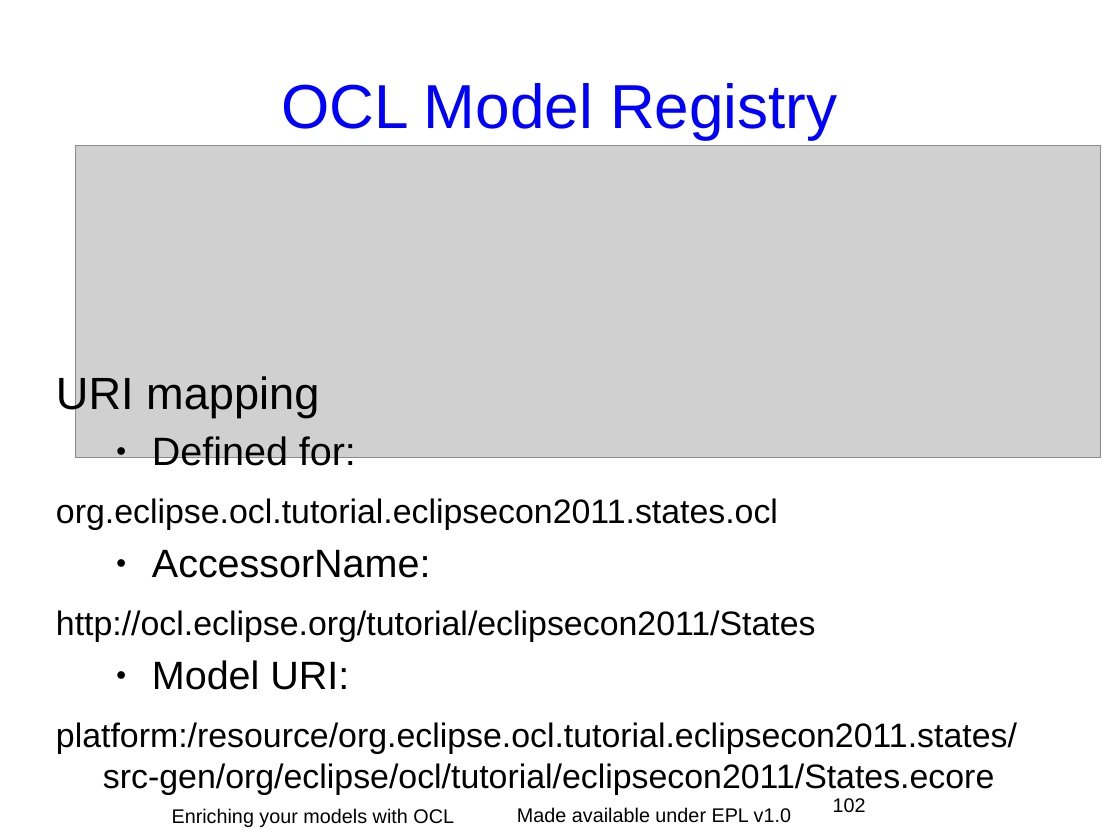
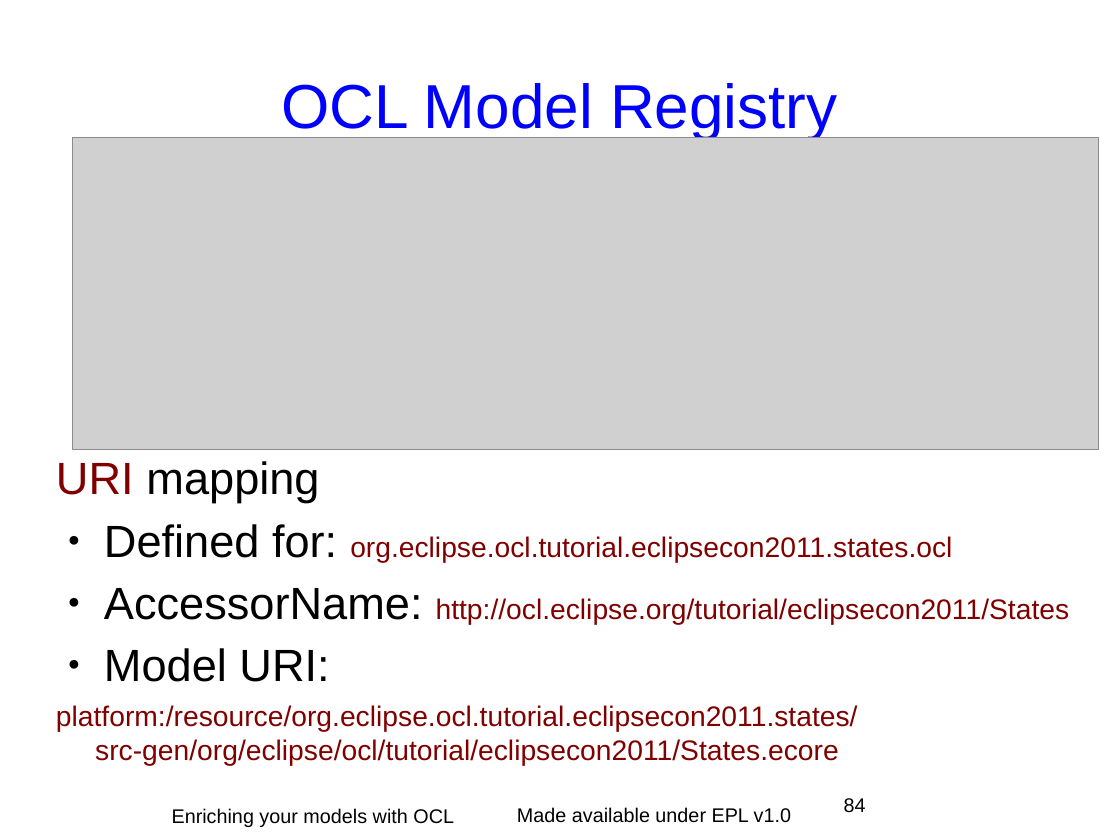
Before and after one commit to eclipse-ocl/ocl-website, a slide deck: slide 84 of ocl/docs/publications/EclipseCon2011Tutorial/EnrichingWithOCL.odp (slide 102 before the commit). Drawn at 1120x840 pixels with LibreOffice and Linux fonts; fonts in the diff are those of the drawing; grey boxes stand for pictures; background and template pictures are left out. Boxes give left, top, right and bottom in pixels: in the first picture for what was removed or moved away, otherwise in the second. Text is boxed around its words. In the diff, an @@ line names an element or a change of style, - is before the commit and + after.

```diff
--- a/ocl/docs/publications/EclipseCon2011Tutorial/EnrichingWithOCL.odp
+++ b/ocl/docs/publications/EclipseCon2011Tutorial/EnrichingWithOCL.odp
@@ picture: place and size @@
-picture at (75, 145, 1102, 457)
+picture at (73, 138, 1100, 450)
@@ text at (56, 461, 858, 766): text colour #000000 to #800000 in "URI", "platform:/resource/org.eclipse.ocl.tutorial.eclipsecon2011.s ..."; size 28 to 32 pt in "Model URI:"; size 24 to 20 pt in "platform:/resource/org.eclipse.ocl.tutorial.eclipsecon2011.s ..."; list level 2 to 1 in "Model URI:" @@
@@ text "URI mapping": place and size @@
-text "URI mapping" at (56, 373, 1017, 795)
+text "URI mapping" at (56, 461, 1070, 766)
@@ text at (104, 524, 1070, 625): text changed; size 24 to 20 pt; text colour #000000 to #800000 @@
-  ● Defined for:
-org.eclipse.ocl.tutorial.eclipsecon2011.states.ocl
-  ● AccessorName:
-http://ocl.eclipse.org/tutorial/eclipsecon2011/States
+● Defined for: org.eclipse.ocl.tutorial.eclipsecon2011.states.ocl
+● AccessorName: http://ocl.eclipse.org/tutorial/eclipsecon2011/States
@@ page number at (844, 798, 866, 813): text changed @@
-102
+84
```
Also in this commit, not shown: 27 other slides changed, 12 slides added, 1 slide removed.
